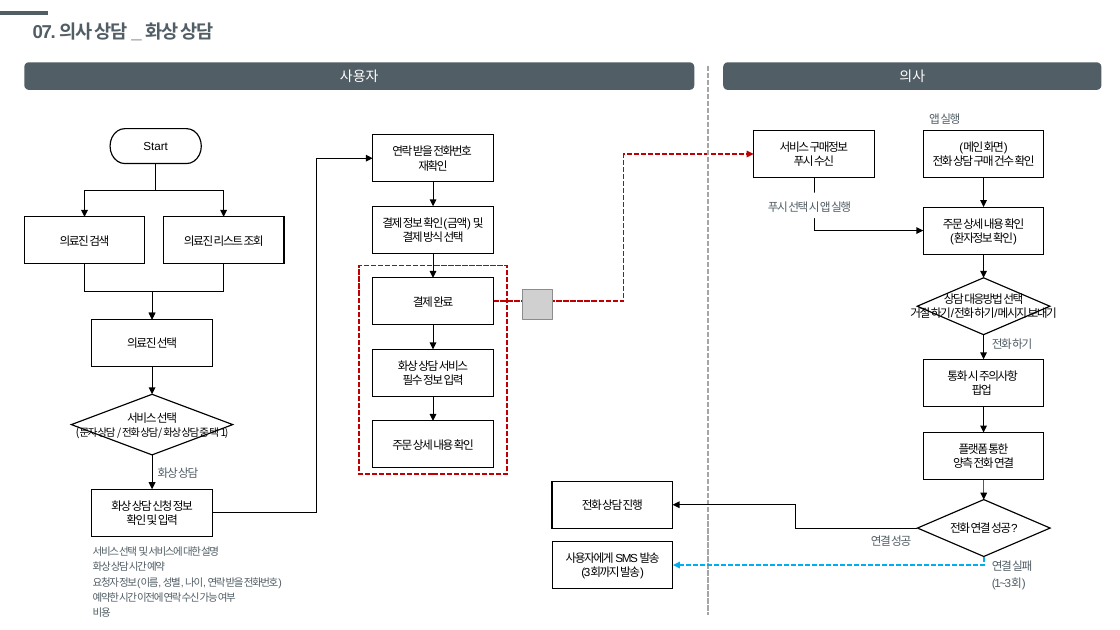
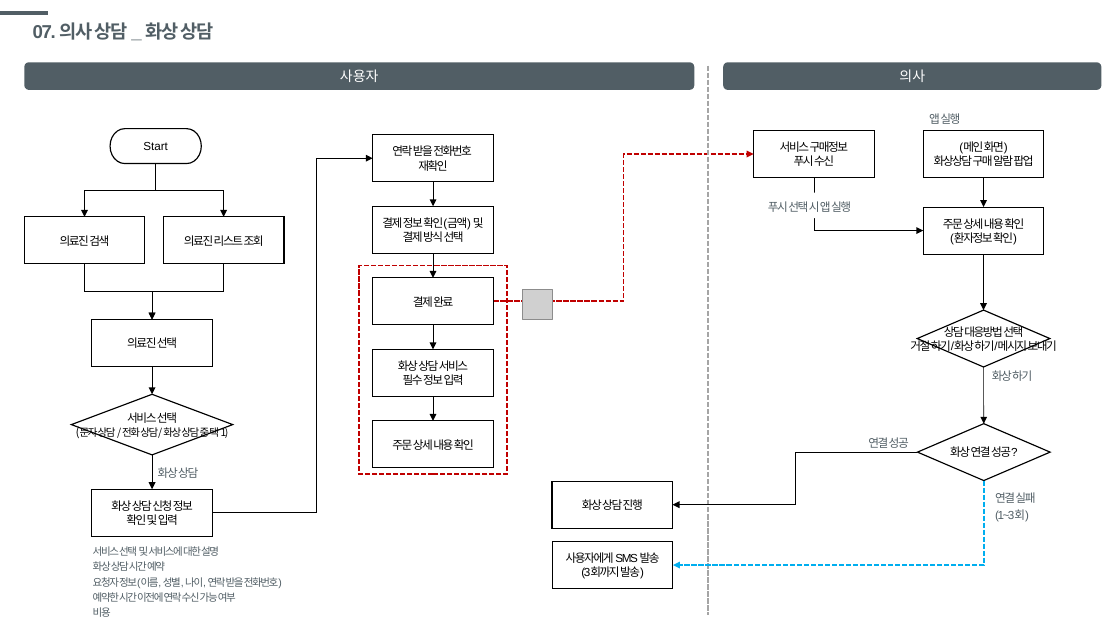
Before and after one commit to windsoccer/H160, a slide deck: slide 33 of 01 기획/SF_[건강160]당뇨_20191002.pptx (slide 34 before the commit). Drawn at 1120x630 pixels with LibreOffice and Linux fonts; fonts in the diff are those of the drawing; grey boxes stand for pictures. Boxes give left, top, right and bottom in pixels: in the first picture for what was removed or moved away, otherwise in the second. Text is boxed around its words. In the diff, an @@ line names an element or a change of style, - is before the commit and + after.

Commit message:
의사 상담>문자, 전화, 화상 상담 flow 추가

```diff
--- a/01 기획/SF_[건강160]당뇨_20191002.pptx
+++ b/01 기획/SF_[건강160]당뇨_20191002.pptx
@@ text in rectangle at [934,153,1034,166]: text changed @@
-전화 상담 구매 건수 확인
+화상상담 구매 알람 팝업
@@ arrow moved from (984, 255) - (984, 278) to (984, 255) - (984, 310) @@
@@ diamond "상담 대응방법 선택": place and size @@
-diamond "상담 대응방법 선택" at [918,278,1050,335]
+diamond "상담 대응방법 선택" at [918,310,1050,367]
@@ text in diamond at [910,338,1057,354]: text changed @@
-거절 하기/전화 하기/메시지 보내기
+거절 하기/화상 하기/메시지 보내기
@@ rectangle removed at [923,360,1044,407] @@
-통화 시 주의사항
-팝업
@@ arrow moved from (984, 334) - (984, 360) to (984, 367) - (984, 423) @@
@@ text at [992,370,1032,381]: text changed @@
-전화 하기
+화상 하기
@@ arrow removed from (984, 407) to (984, 433) @@
@@ text "연결 성공": place and size @@
-text "연결 성공" at [871,535,911,546]
+text "연결 성공" at [868,437,909,448]
@@ diamond "화상 연결 성공?": place and size @@
-diamond "화상 연결 성공?" at [918,500,1050,557]
+diamond "화상 연결 성공?" at [918,423,1050,481]
@@ rectangle removed at [923,433,1044,480] @@
-플랫폼 통한
-양측 전화 연결
@@ text in diamond at [950,446,1017,457]: text changed @@
-전화 연결 성공?
+화상 연결 성공?
@@ elbow arrow moved from (918, 528) - (673, 505) to (918, 452) - (673, 505) @@
@@ text in rectangle at [582,499,643,510]: text changed @@
-전화 상담 진행
+화상 상담 진행
@@ elbow arrow moved from (984, 557) - (673, 565) to (984, 481) - (673, 565) @@
@@ arrow removed from (984, 480) to (984, 500) @@
@@ text "연결 실패": place and size @@
-text "연결 실패" at [992,560,1032,590]
+text "연결 실패" at [995,492,1035,522]
```
Also in this commit, not shown: 10 other slides changed, 2 slides removed.
